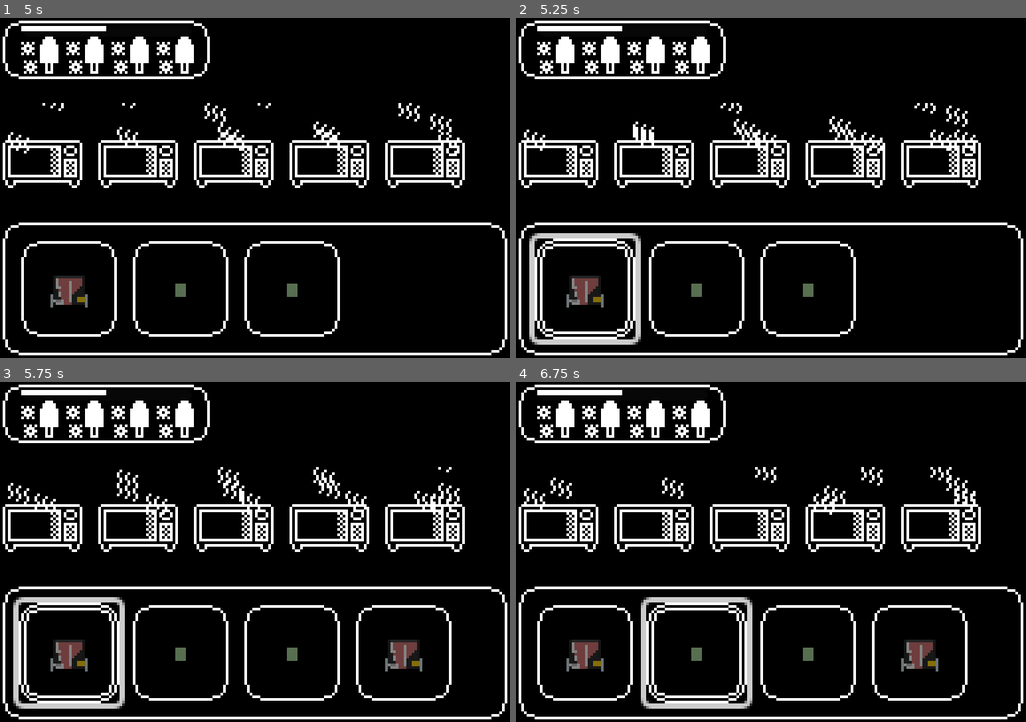
Above: before the commit, frames 1-4 (two rows, left to right).
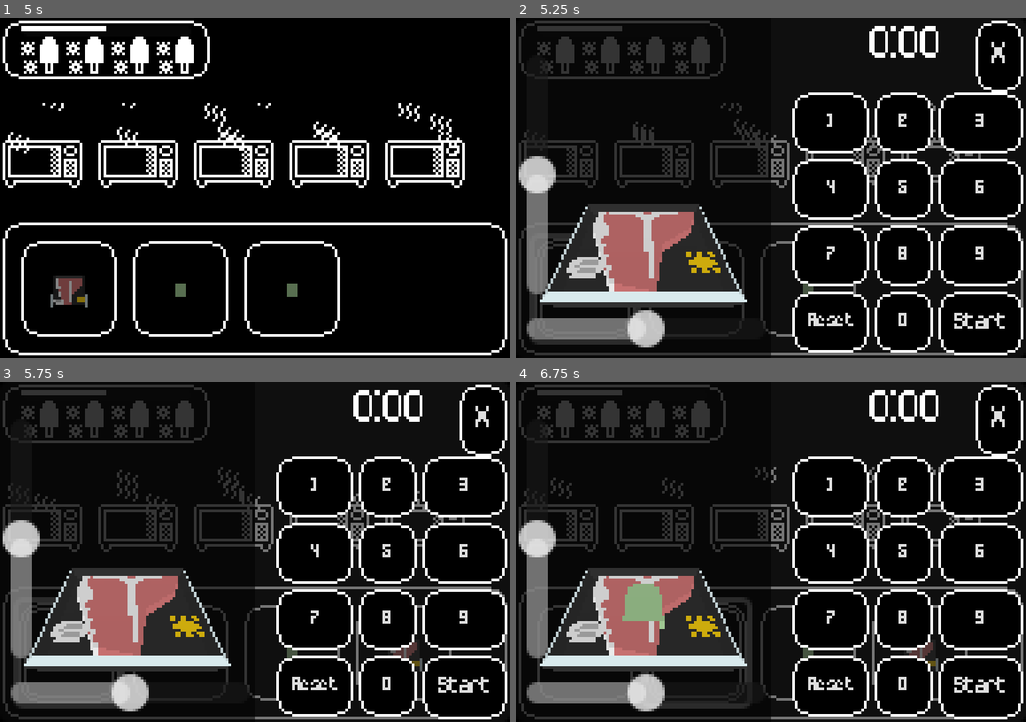
Above: after the commit, the same moments.

Repository: SpntKbrg/microwave-game
Game: Godot game, scene res://scenes/release/real_game_scene.tscn
Two runs of this game, one before a commit and one after it. Both use one fixed random seed, a clock stepped at 60 frames per second and the inputs below. This scene is started directly instead of the project's main scene.
Inputs (mouse positions are in pixels of both pictures, inside the frame that each line leads up to):
- Up to frame 1 (5 s): click (107, 48) at 0.5 s; click (40, 147) at 1.25 s; click (137, 147) at 2.02 s; click (234, 147) at 2.77 s; click (331, 147) at 3.52 s; click (423, 147) at 4.27 s
- Up to frame 2 (5.25 s): click (587, 290) at 5 s
- Up to frame 3 (5.75 s): no input
- Up to frame 4 (6.75 s): click (1000, 419) at 5.75 s, where only the run after the commit has a clickable "X"; click (694, 654) at 6.52 s

Frame 1 is identical in both runs. In frame 2, 28% of the frame differs, in the area x 0-100%, y 0-100%; in frame 3, 29%; in frame 4, 30%.

Commit message:
make click item button to show inspect ui

Diff:
--- a/scenes/inspect_modal/inspect_modal.tscn
+++ b/scenes/inspect_modal/inspect_modal.tscn
@@ -56,6 +56,7 @@
 layout_mode = 2
 
 [node name="Close" type="Button" parent="ModalMargin/ModalBg/UIOverlay"]
+visible = false
 layout_mode = 1
 anchors_preset = 1
 anchor_left = 1.0
--- /dev/null
+++ b/scenes/release/microwave_inspect.tscn
@@ -0,0 +1,39 @@
+[gd_scene load_steps=6 format=3 uid="uid://c0exhmaqenhwk"]
+
+[ext_resource type="Script" uid="uid://byvyekfwyl0n0" path="res://scripts/game/microwave_inspect.gd" id="1_d06ge"]
+[ext_resource type="PackedScene" uid="uid://1fkkghi6lstr" path="res://scenes/mockup/basic_microwave_ui.tscn" id="2_hnftq"]
+[ext_resource type="PackedScene" uid="uid://daai2yr3w1kpk" path="res://scenes/inspect_modal/inspect_modal.tscn" id="3_fkyct"]
+[ext_resource type="Theme" uid="uid://cwt57yrv5fqbq" path="res://assets/ui/main_theme.tres" id="4_fkyct"]
+[ext_resource type="FontFile" uid="uid://cpcgqtb1jtfou" path="res://assets/fonts/Logic_Loop.ttf" id="5_cte4f"]
+
+[node name="MicrowaveInspect" type="Control" node_paths=PackedStringArray("inspect_modal", "microwave_ui", "close_button")]
+layout_mode = 3
+anchors_preset = 15
+anchor_right = 1.0
+anchor_bottom = 1.0
+grow_horizontal = 2
+grow_vertical = 2
+script = ExtResource("1_d06ge")
+inspect_modal = NodePath("InspectModal")
+microwave_ui = NodePath("microwave_ui")
+close_button = NodePath("Close")
+
+[node name="microwave_ui" parent="." instance=ExtResource("2_hnftq")]
+layout_mode = 1
+
+[node name="InspectModal" parent="." instance=ExtResource("3_fkyct")]
+layout_mode = 1
+
+[node name="Close" type="Button" parent="."]
+texture_filter = 3
+layout_mode = 1
+anchors_preset = 1
+anchor_left = 1.0
+anchor_right = 1.0
+offset_left = -20.0
+offset_bottom = 29.0
+grow_horizontal = 0
+theme = ExtResource("4_fkyct")
+theme_override_fonts/font = ExtResource("5_cte4f")
+theme_override_font_sizes/font_size = 8
+text = "X"
--- a/scenes/release/real_game_scene.tscn
+++ b/scenes/release/real_game_scene.tscn
@@ -7,11 +7,10 @@
 [ext_resource type="Script" uid="uid://cuhlrwjla6kf" path="res://scripts/resources/microwave_spec.gd" id="2_jvgw3"]
 [ext_resource type="Theme" uid="uid://cwt57yrv5fqbq" path="res://assets/ui/main_theme.tres" id="2_xxmul"]
 [ext_resource type="PackedScene" uid="uid://btel16yic8364" path="res://scenes/release/item_button.tscn" id="6_e1xsh"]
+[ext_resource type="PackedScene" uid="uid://c0exhmaqenhwk" path="res://scenes/release/microwave_inspect.tscn" id="11_hshn4"]
 [ext_resource type="PackedScene" uid="uid://djkscwfg3u4pk" path="res://scenes/model_resource.tscn" id="12_s1gd3"]
 [ext_resource type="PackedScene" uid="uid://cucl236n4hfwi" path="res://scenes/items/ItemFactory.tscn" id="14_h88xt"]
 [ext_resource type="PackedScene" uid="uid://d3vsbjdcoodxd" path="res://scenes/customer_system.tscn" id="15_fij0q"]
-[ext_resource type="PackedScene" uid="uid://1fkkghi6lstr" path="res://scenes/mockup/basic_microwave_ui.tscn" id="16_fij0q"]
-[ext_resource type="PackedScene" uid="uid://daai2yr3w1kpk" path="res://scenes/inspect_modal/inspect_modal.tscn" id="16_ogcfs"]
 
 [sub_resource type="Resource" id="Resource_n7wt1"]
 script = ExtResource("2_jvgw3")
@@ -38,7 +37,7 @@
 useTemperature = true
 metadata/_custom_type_script = "uid://cuhlrwjla6kf"
 
-[node name="RealGameScene" type="Control" node_paths=PackedStringArray("microwave_spawn_point", "item_spawn_point", "model_resource", "item_factory", "customer_system", "microwave_ui", "inspect_modal")]
+[node name="RealGameScene" type="Control" node_paths=PackedStringArray("microwave_spawn_point", "item_spawn_point", "model_resource", "item_factory", "customer_system", "microwave_ui")]
 texture_filter = 3
 custom_minimum_size = Vector2(192, 128)
 layout_mode = 3
@@ -51,8 +50,7 @@
 item_scene = ExtResource("6_e1xsh")
 item_factory = NodePath("ItemFactory")
 customer_system = NodePath("CustomerSystem")
-microwave_ui = NodePath("microwave_ui")
-inspect_modal = NodePath("InspectModal")
+microwave_ui = NodePath("MicrowaveInspect")
 
 [node name="BG" type="Panel" parent="."]
 layout_mode = 1
@@ -160,10 +158,7 @@
 
 [node name="ItemFactory" parent="." instance=ExtResource("14_h88xt")]
 
-[node name="microwave_ui" parent="." instance=ExtResource("16_fij0q")]
+[node name="CustomerSystem" parent="." instance=ExtResource("15_fij0q")]
+
+[node name="MicrowaveInspect" parent="." instance=ExtResource("11_hshn4")]
 layout_mode = 1
-
-[node name="InspectModal" parent="." instance=ExtResource("16_ogcfs")]
-layout_mode = 1
-
-[node name="CustomerSystem" parent="." instance=ExtResource("15_fij0q")]
--- /dev/null
+++ b/scripts/game/microwave_inspect.gd
@@ -0,0 +1,13 @@
+extends Control
+
+class_name MicrowaveInspect
+
+@export var inspect_modal: InspectModal
+@export var microwave_ui: BasicMicrowaveUI
+@export var close_button: Button
+
+func _ready() -> void:
+	close_button.pressed.connect(func(): self.visible = false)
+
+func setup(item: ItemData) -> void:
+	inspect_modal.set_display_item(item)
--- a/scripts/game/scene/real_game_scene.gd
+++ b/scripts/game/scene/real_game_scene.gd
@@ -7,8 +7,7 @@
 @export var item_scene: PackedScene
 @export var item_factory: ItemFactory
 @export var customer_system: CustomerSystem
-@export var microwave_ui: BasicMicrowaveUI
-@export var inspect_modal: InspectModal
+@export var microwave_ui: MicrowaveInspect
 
 var orders: Dictionary[int, CustomerOrder] = {}
 
@@ -19,7 +18,6 @@
 		var mw = microwave_factory.create(microwave);
 		microwave_spawn_point.add_child.call_deferred(mw)
 	microwave_ui.visible = false;
-	inspect_modal.visible = false;
 	customer_system.on_add_customer.connect(_on_add_customer)
 	customer_system.on_remove_customer.connect(_on_remove_customer)
 	customer_system.set_running(true)
@@ -32,6 +30,10 @@
 	for order in generate_order:
 		var item = item_scene.instantiate() as ItemButton
 		item.set_data(order)
+		item.pressed.connect(func():
+			microwave_ui.visible = true
+			microwave_ui.setup(order)
+		)
 		item_spawn_point.add_child.call_deferred(item)
 
 func _on_remove_customer(is_completed: bool, customer_id: int) -> void:
--- a/scripts/inspect_modal/inspect_modal.gd
+++ b/scripts/inspect_modal/inspect_modal.gd
@@ -31,3 +31,10 @@
 
 func set_display_item(item: ItemData) -> void:
 	__item_scene.set_item_model(item.raw_model);
+	var text = _convert_heat_timer(item.heat_timer)
+	__item_scene.set_sticker_text(text);
+
+func _convert_heat_timer(timer: int) -> String:
+	var min = timer / 60
+	var sec = timer % 60
+	return "%d:%d" % [min, sec]
Not shown: 1 places in scenes/release/real_game_scene.tscn that only renumber resources
Not shown, added: scripts/game/microwave_inspect.gd.uid
